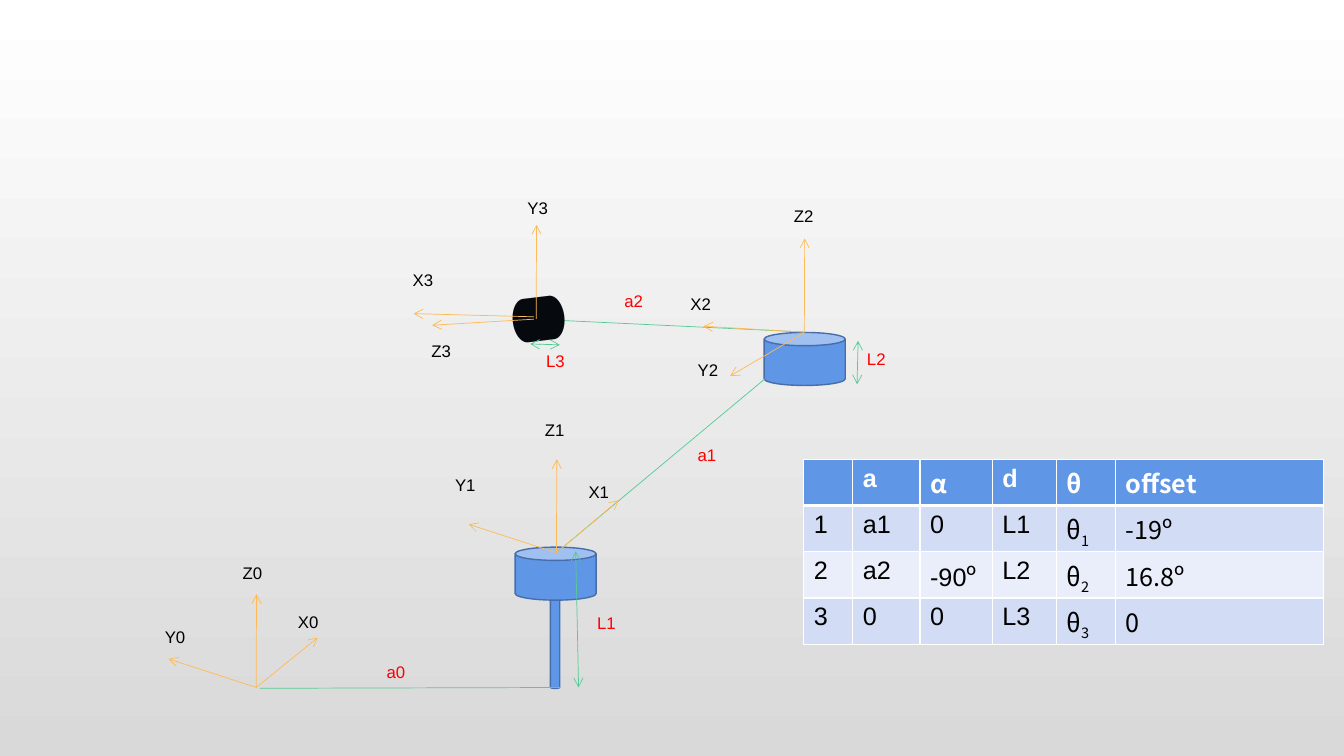
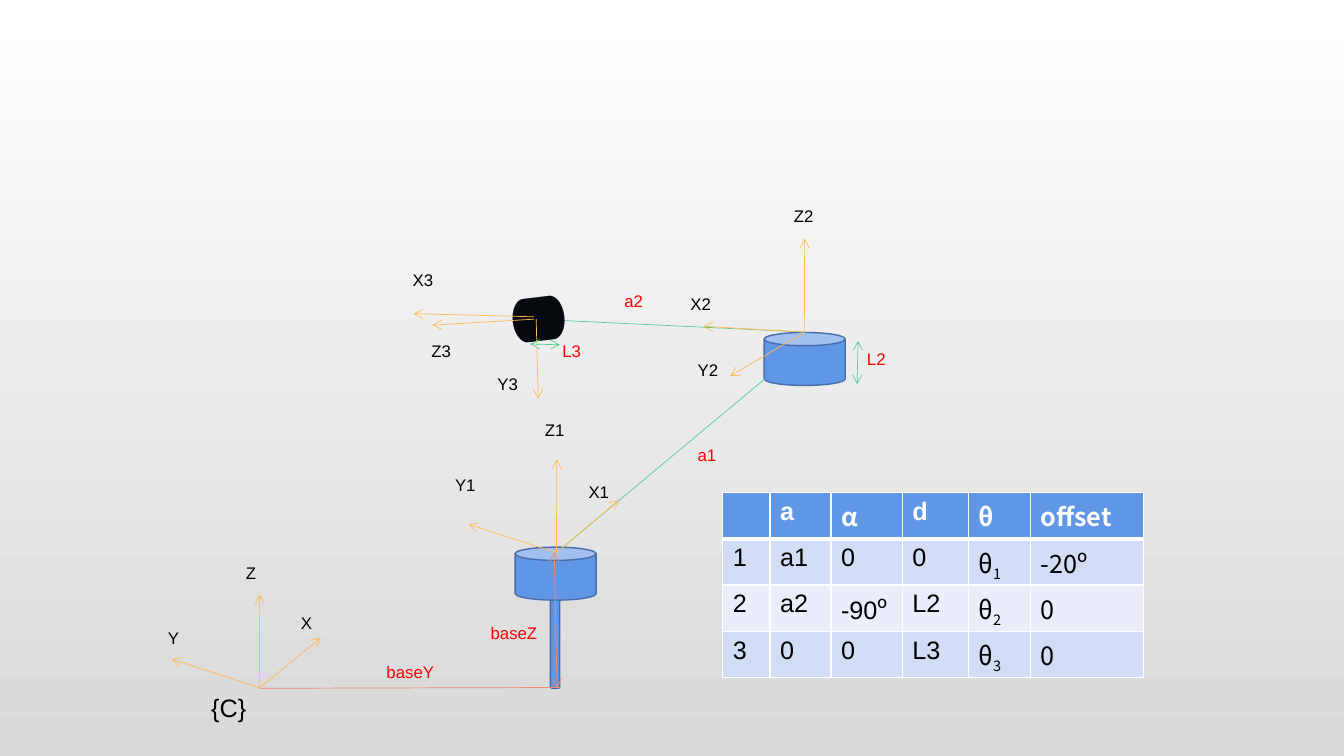
Before and after one commit to linliawxm/RobotArm, a slide deck: slide 4 of RobotArm.pptx. Drawn at 1344x756 pixels with LibreOffice and Linux fonts; fonts in the diff are those of the drawing. Boxes give left, top, right and bottom in pixels: in the first picture for what was removed or moved away, otherwise in the second. Text is boxed around its words. In the diff, an @@ line names an element or a change of style, - is before the commit and + after.

```diff
--- a/RobotArm.pptx
+++ b/RobotArm.pptx
@@ arrow moved from (536, 319) - (536, 225) to (536, 319) - (538, 399) @@
@@ text "L3": place and size @@
-text "L3" at box(546, 355, 565, 367)
+text "L3" at box(562, 345, 581, 357)
@@ text "Y3": place and size @@
-text "Y3" at box(527, 202, 548, 214)
+text "Y3" at box(497, 378, 518, 390)
@@ table at box(723, 493, 1145, 679) @@
-row 2, column 4: L1
+row 2, column 4: 0
-row 2, column 6: -19º
+row 2, column 6: -20º
-row 3, column 6: 16.8º
+row 3, column 6: 0
@@ table: place and size @@
-table at box(804, 460, 1324, 645)
+table at box(723, 493, 1145, 679)
@@ text at box(246, 567, 256, 579): text changed @@
-Z0
+Z
@@ double arrow moved from (576, 552) - (579, 688) to (555, 553) - (558, 689) @@
@@ double arrow (555, 553) - (558, 689): stroke #56CA95 0.5 pt to #F18870 0.5 pt @@
@@ text at box(301, 617, 312, 629): text changed @@
-X0
+X
@@ text at box(491, 627, 538, 639): text changed @@
-L1
+baseZ
@@ text at box(168, 632, 179, 644): text changed @@
-Y0
+Y
@@ 3 arrows: place and size @@
-3 arrows at box(168, 595, 318, 689)
+3 arrows at box(171, 595, 321, 689)
@@ line (260, 689) - (560, 688): stroke #56CA95 0.5 pt to #F18870 0.5 pt @@
@@ text at box(386, 666, 434, 678): text changed @@
-a0
+baseY
@@ text added at box(211, 698, 246, 723), 18 pt, text #000000 @@
+{C}
```
Also in this commit, not shown: 4 other files.
